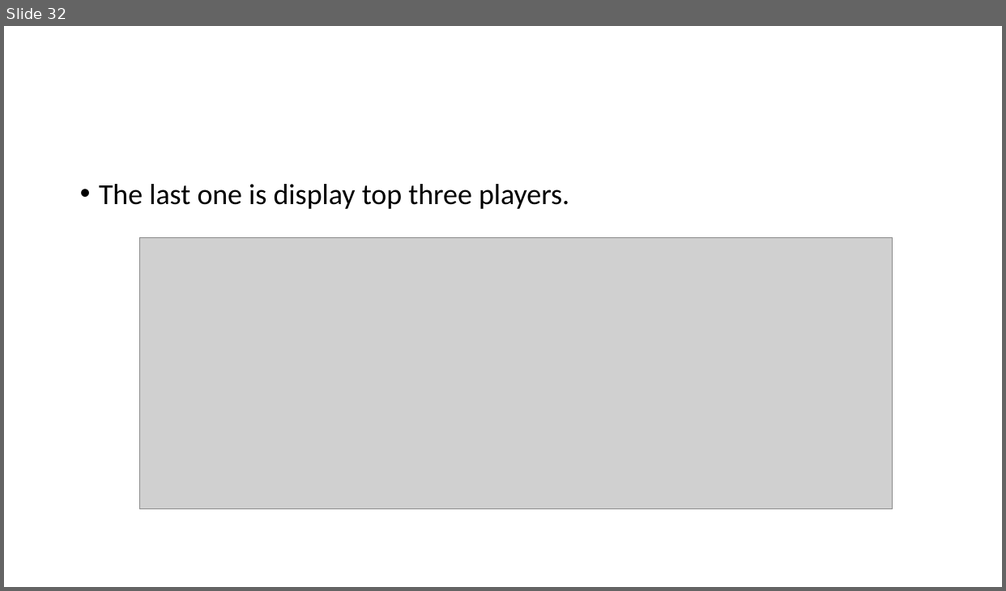
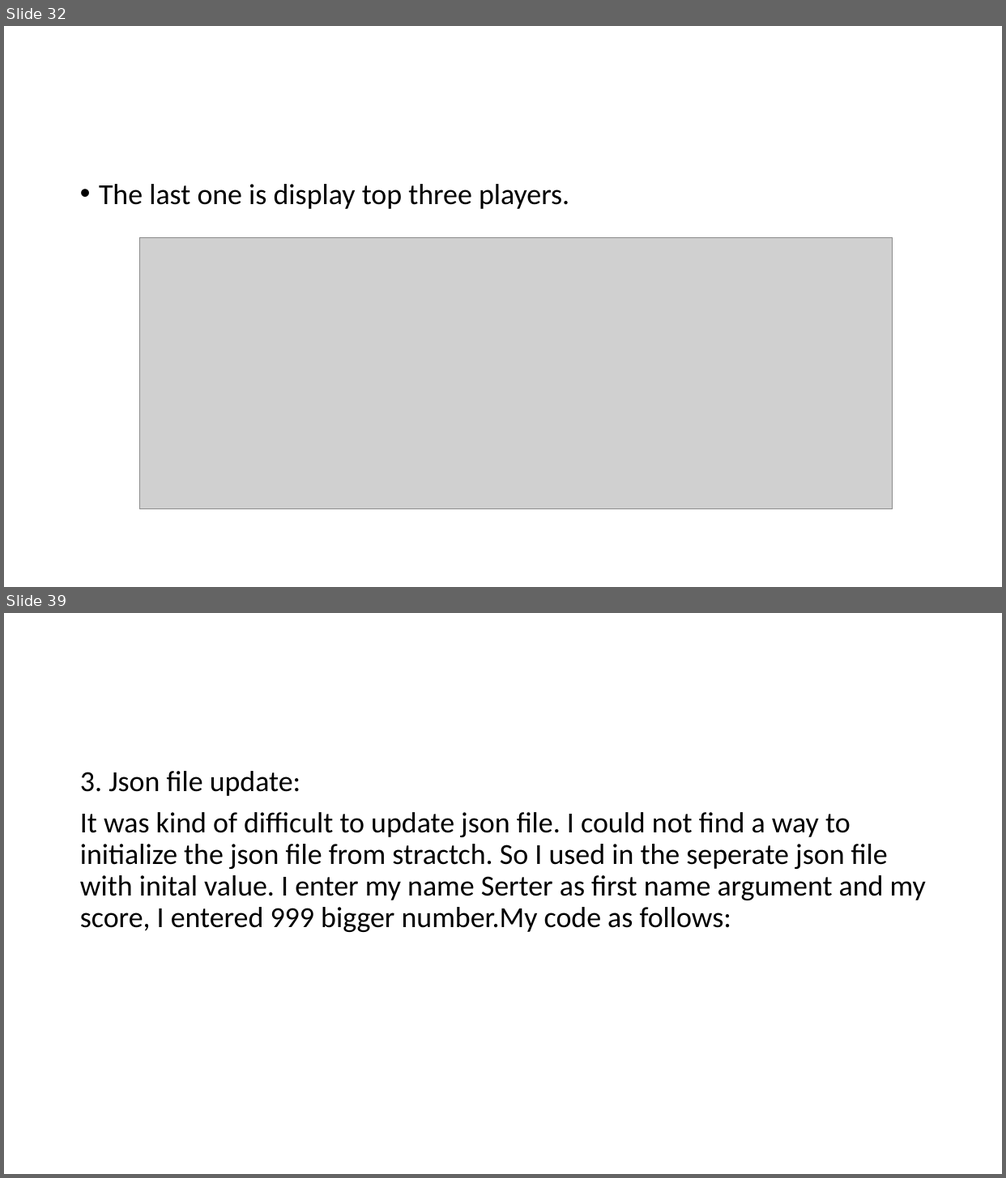
Before and after one commit to serteri/Guess_number, a slide deck: Slide/Terminal App_slide.pptx. Shown one above the other, each under a label of ours: slide 32 before the commit, slides 32 and 39 after it; the slides between them are not shown. The pictures are 1006x591 and 1006x1178 pixels, drawn with LibreOffice and Linux fonts; fonts in the diff are those of the drawing; grey boxes stand for pictures. Boxes give left, top, right and bottom in pixels: in the first picture for what was removed or moved away, otherwise in the second. Text is boxed around its words. In the diff, an @@ line names an element or a change of style, - is before the commit and + after.

```diff
--- a/Slide/Terminal App_slide.pptx
+++ b/Slide/Terminal App_slide.pptx
@@ slide 39 added at [4,613,1002,1174], background #FFFFFF @@
@@ text added at [80,771,926,932], 28 pt, text #000000 @@
+3. Json file update:
+It was kind of difficult to update json file. I could not find a way to initialize the json file from stractch. So I used in the seperate json file with inital value. I enter my name Serter as first name argument and my score, I entered 999 bigger number.My code as follows:
```
Also in this commit, not shown: 12 other slides added, 16 other files.
